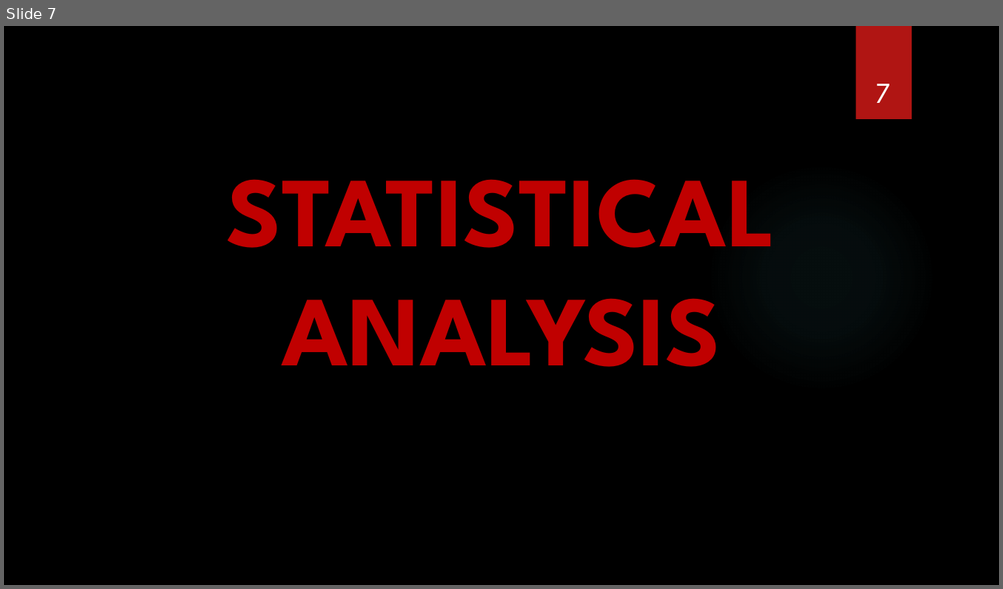
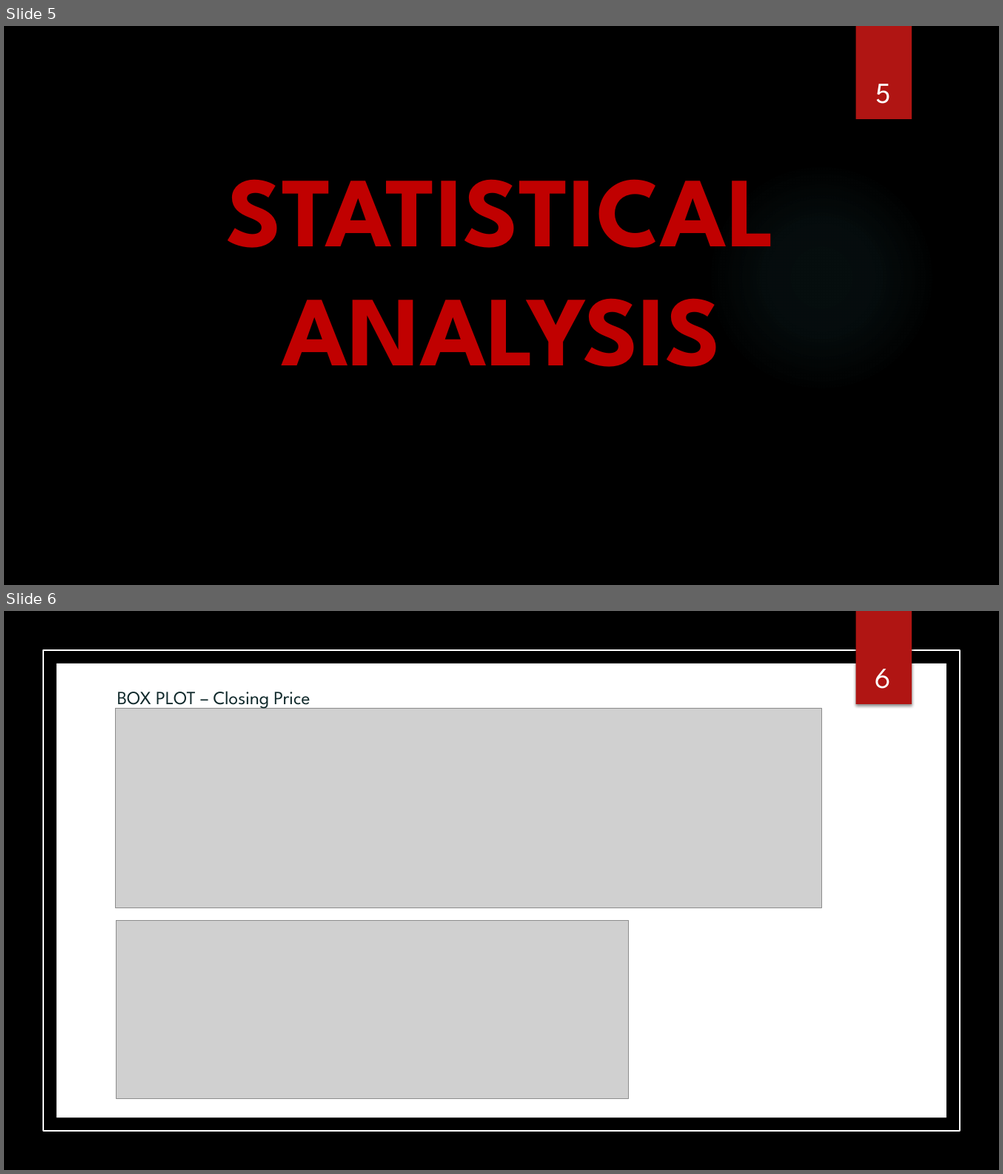
Before and after one commit to satwik2663/Machine-Learning-AMD-Stock-data-analysis-and-Trading-Strategies, a slide deck: Presentation_Final.pptx. Shown one above the other, each under a label of ours: slide 7 before the commit, slides 5 and 6 after it. The pictures are 1003x589 and 1003x1174 pixels, drawn with LibreOffice and Linux fonts; fonts in the diff are those of the drawing; grey boxes stand for pictures; background and template pictures are left out. Boxes give left, top, right and bottom in pixels: in the first picture for what was removed or moved away, otherwise in the second. Text is boxed around its words. In the diff, an @@ line names an element or a change of style, - is before the commit and + after.

```diff
--- a/Presentation_Final.pptx
+++ b/Presentation_Final.pptx
@@ slide 6 added at <box>4,611,999,1170</box>, background picture (left out) @@
@@ rectangle added at <box>4,611,999,1170</box>, fill #000000 @@
@@ picture added at <box>657,611,788,704</box> @@
@@ rectangle added at <box>855,611,911,704</box>, fill #B01513 @@
@@ rectangle added at <box>42,650,960,1132</box>, outline #FFFFFF 1.5 pt @@
@@ rectangle added at <box>57,664,946,1118</box>, fill #FFFFFF @@
@@ page number added at <box>875,669,891,689</box>, 28 pt, text #FFFFFF @@
+6
@@ text added at <box>117,691,310,711</box>, 18 pt, text #0F282A @@
+BOX PLOT – Closing Price
@@ picture added at <box>115,709,821,908</box> @@
@@ picture added at <box>4,829,333,1170</box> @@
@@ picture added at <box>4,847,128,1040</box> @@
@@ picture added at <box>116,920,629,1099</box> @@
@@ picture added at <box>706,1109,788,1170</box> @@
@@ what was slide 7 is now slide 5 @@
@@ page number at <box>875,84,891,104</box>: text changed @@
-7
+5
```
Also in this commit, not shown: 7 slides changed, 15 other slides added, 3 slides removed.
